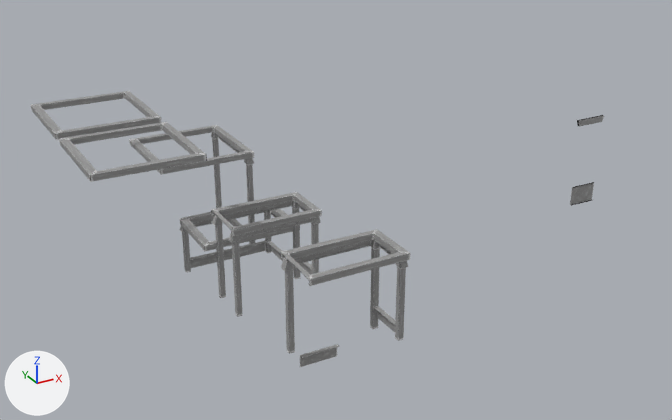
What one commit did to the FBX model Steel Heel Jam/Assets/Art/Meshes/Powerhouse/SM_ConcreteAccents_01.fbx.
Camera for both pictures: a 50 mm lens placed at (-127.6, -161.4, 103.3), pointed at (-38.4, 0.9, 22.2). The axes (+X, +Y, +Z) are drawn at lower left. The lights are the same throughout.

The first picture shows 'SM_ConcreteAccents_01'.
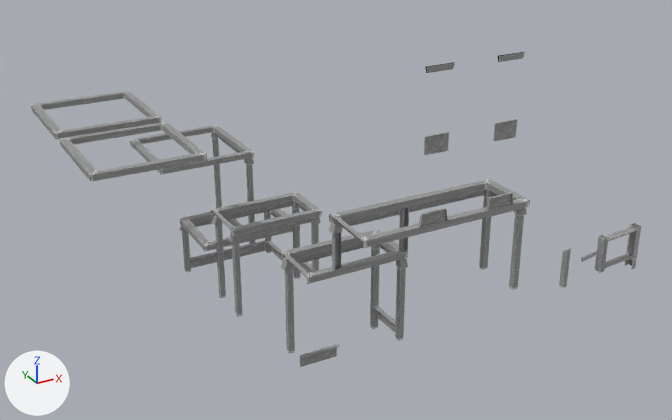
Pixel boxes [x1, y1, x2, y2] of what changed, in the pictures (672 x 420 px; the box of a moved part takes in the faces that stretch with it):
'SM_ConcreteAccents_01', reshaped (6% wider, 14% taller)
    before: [31, 91, 604, 367]
    after: [31, 52, 641, 367]
part 1 of me_cube_004, added
    after: [594, 235, 608, 273]
part 2 of me_cube_004, added
    after: [514, 208, 527, 216]
part 3 of me_cube_004, added
    after: [479, 196, 491, 270]
part 4 of me_cube_004, added
    after: [509, 214, 524, 290]
part 5 of me_cube_004, added
    after: [483, 189, 493, 198]
part 6 of me_cube_004, added
    after: [405, 190, 484, 213]
part 7 of me_cube_004, added
    after: [328, 220, 342, 234]
part 8 of me_cube_004, added
    after: [342, 209, 400, 228]
part 9 of me_cube_004, added
    after: [425, 62, 455, 73]
part 10 of me_cube_004, added
    after: [424, 132, 449, 155]
part 11 of me_cube_004, added
    after: [581, 251, 597, 262]
part 12 of me_cube_004, moved or reshaped
    before: [299, 115, 604, 286]
    after: [307, 52, 530, 284]
part 13 of me_cube_004, added
    after: [559, 223, 641, 288]
part 14 of me_cube_004, surface changed
    before: [305, 182, 595, 280]
    after: [305, 119, 517, 278]

The edits, one by one:
me_cube_004 is used by ob_sm_concreteaccents_01; location (0.0, 0.0, 0.0).
me_cube_004 had 604 vertices, 344 faces and spanned x -89.6..-18.4, y -54.3..57.2, z 0.3..56.0.
me_cube_004 now has 858 vertices, 479 faces and spans x -89.6..29.4, y -41.5..57.2, z 0.3..64.6.
me_cube_004 part 1: the loose piece of 8 vertices spanning x -42.1..-40.9, y -21.5..-20.3, z 5.2..23.4 is copied, and the copy is scaled about its middle by (-0.987, -1.74, -0.464), then moved by (59.0, -2.2, -5.6); it spans x 16.8..18.0, y -24.2..-22.0, z 4.4..12.9.
me_cube_004 part 2: the loose piece of 8 vertices spanning x -42.3..-40.6, y -31.2..-29.5, z 23.4..25.2 is copied, and the copy is moved by (19.3, -9.5, 10.3); it spans x -22.9..-21.2, y -40.8..-39.0, z 33.7..35.5.
me_cube_004 part 3: the loose piece of 8 vertices spanning x -42.1..-40.9, y -30.9..-29.7, z 7.5..23.4 is copied, and the copy is scaled about its middle by (1, 1, 0.979), then moved by (19.3, -0.1, 10.5); it spans x -22.8..-21.6, y -31.0..-29.9, z 18.2..33.8.
me_cube_004 part 4: the loose piece of 8 vertices spanning x -42.1..-40.9, y -30.9..-29.7, z 7.5..23.4 is copied, and the copy is scaled about its middle by (1, 1, 0.979), then moved by (19.3, -9.5, 10.5); it spans x -22.8..-21.6, y -40.4..-39.3, z 18.2..33.8.
me_cube_004 part 5: the loose piece of 8 vertices spanning x -42.3..-40.6, y -21.7..-19.7, z 23.4..25.2 is copied, and the copy is moved by (19.3, -9.5, 10.3); it spans x -22.9..-21.2, y -31.2..-29.2, z 33.7..35.5.
me_cube_004 part 6: the loose piece of 6 vertices spanning x -60.1..-41.9, y -20.8..-20.4, z 23.7..25.2 is copied, and the copy is moved by (19.3, -9.5, 10.3); it spans x -40.8..-22.6, y -30.3..-29.9, z 34.1..35.5.
me_cube_004 part 7: the loose piece of 8 vertices spanning x -61.7..-59.7, y -21.6..-20.0, z 23.4..25.2 is copied, and the copy is moved by (5.0, -9.5, 10.3); it spans x -56.7..-54.7, y -31.2..-29.5, z 33.7..35.5.
me_cube_004 part 8: the loose piece of 6 vertices spanning x -60.1..-41.9, y -20.8..-20.4, z 23.7..25.2 is copied, and the copy is scaled about its middle by (0.712, 1, 1), then moved by (2.7, -9.5, 10.3); it spans x -54.8..-41.8, y -30.3..-29.9, z 34.1..35.5.
me_cube_004 part 9: the loose piece of 8 vertices spanning x -23.9..-18.4, y -54.1..-53.8, z 55.0..56.0 is copied, and the copy is moved by (-21.3, 12.8, 8.6); it spans x -45.2..-39.7, y -41.3..-41.0, z 63.6..64.6.
me_cube_004 part 10: the loose piece of 8 vertices spanning x -23.6..-18.7, y -54.3..-54.0, z 41.1..44.3 is copied, and the copy is moved by (-21.3, 12.8, 8.6); it spans x -44.9..-40.0, y -41.5..-41.2, z 49.7..52.9.
me_cube_004 part 11: the loose piece of 8 vertices spanning x -23.9..-18.4, y -54.1..-53.8, z 55.0..56.0 is copied, and the copy is turned 11.8 degrees about the z axis through its middle and scaled by 0.987, then moved by (35.0, 30.9, -46.6); it spans x 11.1..16.5, y -23.8..-22.3, z 8.4..9.5.
me_cube_004 part 12: 56 vertices moved from x -61.9..-18.4, y -54.3..-20.1, z 24.0..56.0 to x -61.9..-25.4, y -41.5..-20.1, z 24.0..64.6; 48 vertices added at x -56.7..-21.2, y -41.5..-29.2, z 25.6..39.0.
me_cube_004 part 13: 36 vertices added at x 4.3..29.4, y -25.6..-20.8, z 2.0..13.9.
me_cube_004 part 14: 10 kept faces spanning x -61.9..-25.7, y -41.5..-19.6, z 25.1..52.9 get new texture (UV) coordinates.
